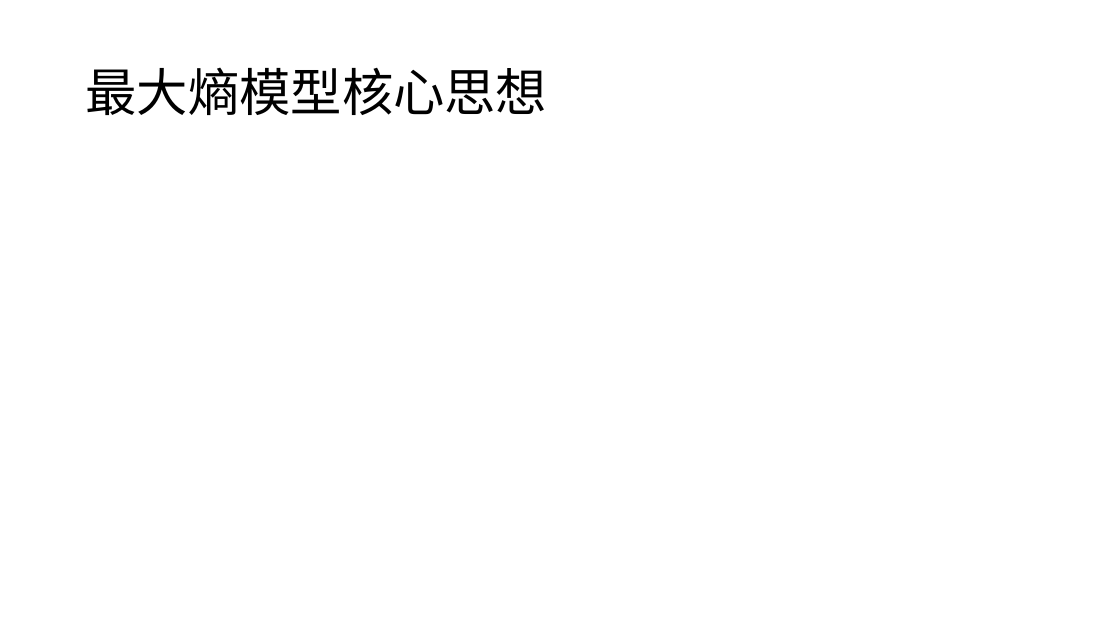
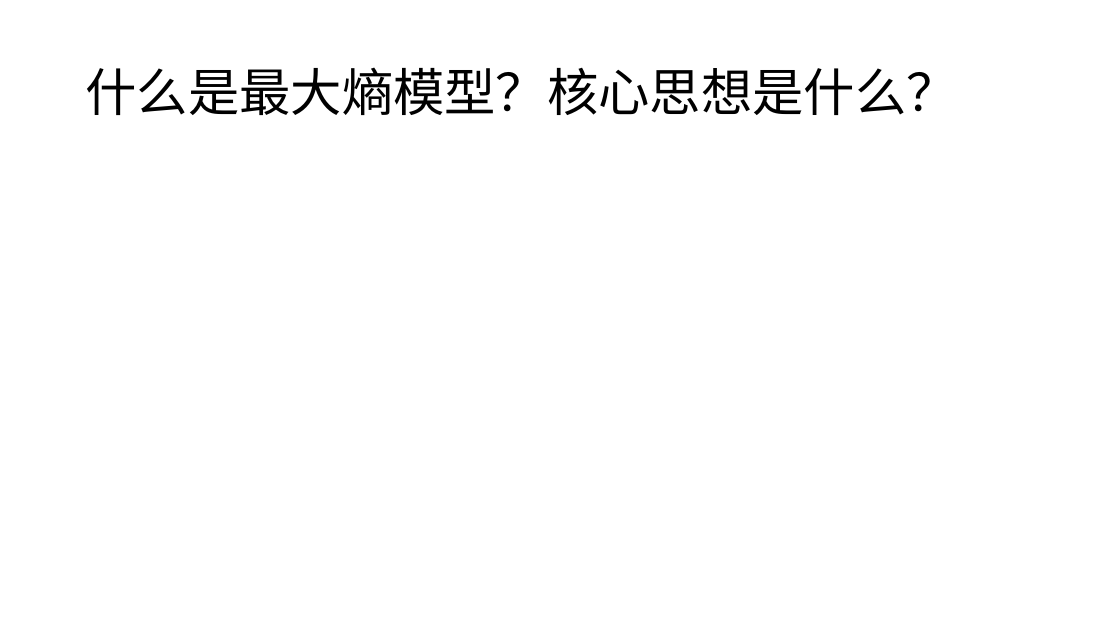
Before and after one commit to panda2019-ai/natural_language_processing, a slide deck: slide 2 of MaxEntPosTag/最大熵模型.pptx. Drawn at 1120x630 pixels with LibreOffice and Linux fonts; fonts in the diff are those of the drawing; grey boxes stand for pictures. Boxes give left, top, right and bottom in pixels: in the first picture for what was removed or moved away, otherwise in the second. Text is boxed around its words. In the diff, an @@ line names an element or a change of style, - is before the commit and + after.

```diff
--- a/MaxEntPosTag/最大熵模型.pptx
+++ b/MaxEntPosTag/最大熵模型.pptx
@@ title at bbox=[85, 67, 958, 115]: text changed @@
-最大熵模型核心思想
+什么是最大熵模型？核心思想是什么？
```
Also in this commit, not shown: 1 slide added, 1 other file.
